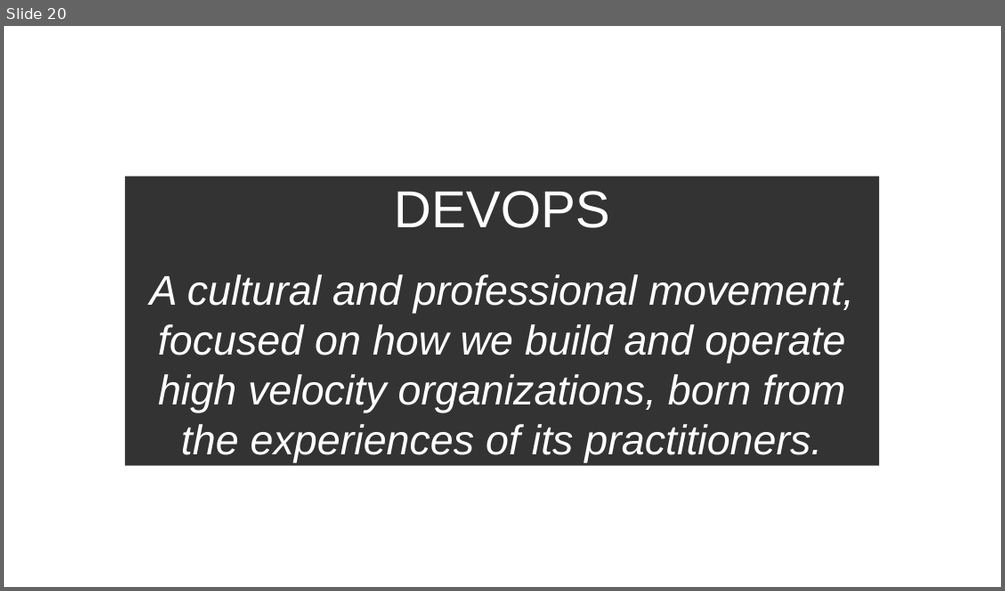
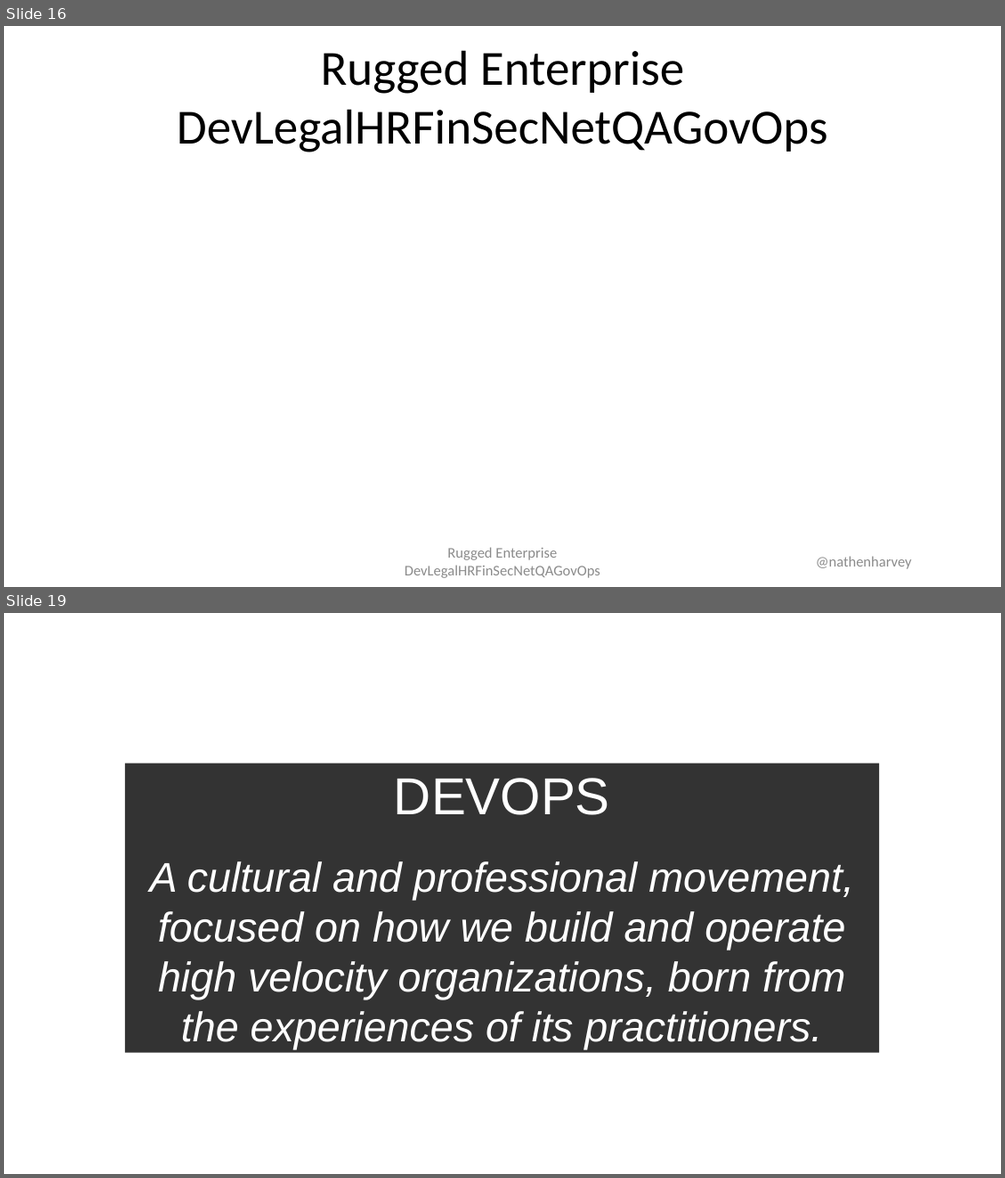
Before and after one commit to nathenharvey/devopsdays-austin-2016-presentations, a slide deck: Rugged Enterprise DevSecNetQAGovOps - Nathen Harvey - Ignite.pptx. Shown one above the other, each under a label of ours: slide 20 before the commit, slides 16 and 19 after it; the slides between them are not shown. The pictures are 1005x591 and 1005x1178 pixels, drawn with LibreOffice and Linux fonts; fonts in the diff are those of the drawing; background and template pictures are left out. Boxes give left, top, right and bottom in pixels: in the first picture for what was removed or moved away, otherwise in the second. Text is boxed around its words. In the diff, an @@ line names an element or a change of style, - is before the commit and + after.

```diff
--- a/Rugged Enterprise DevSecNetQAGovOps - Nathen Harvey - Ignite.pptx
+++ b/Rugged Enterprise DevSecNetQAGovOps - Nathen Harvey - Ignite.pptx
@@ slide 16 added at (x1=4, y1=26, x2=1001, y2=587), background #FFFFFF @@
@@ title added at (x1=177, y1=50, x2=828, y2=152), 56.7 pt, text #000000 @@
+Rugged Enterprise DevLegalHRFinSecNetQAGovOps
@@ text added at (x1=404, y1=547, x2=600, y2=578), 17 pt, text #8C8C8C @@
+Rugged Enterprise DevLegalHRFinSecNetQAGovOps
@@ text added at (x1=816, y1=556, x2=912, y2=569), 17 pt, text #8C8C8C @@
+@nathenharvey
@@ what was slide 20 is now slide 19 @@
```
Also in this commit, not shown: 6 slides changed, 12 other slides added, 13 slides removed, 2 other files.
